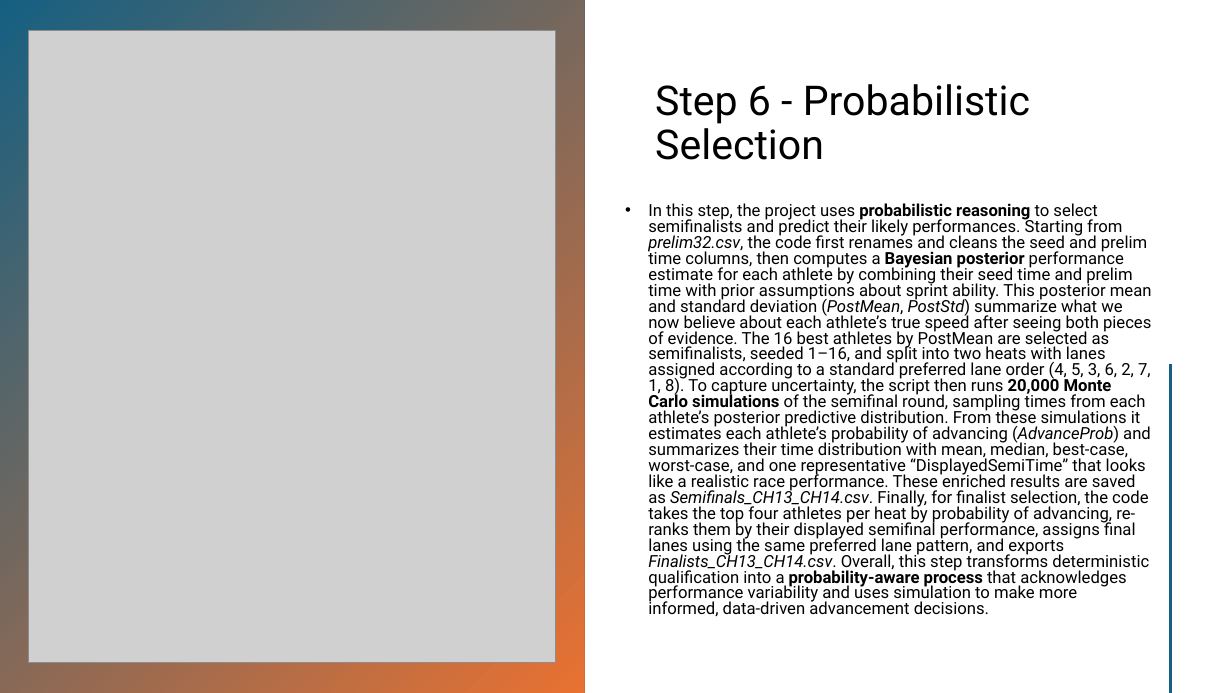
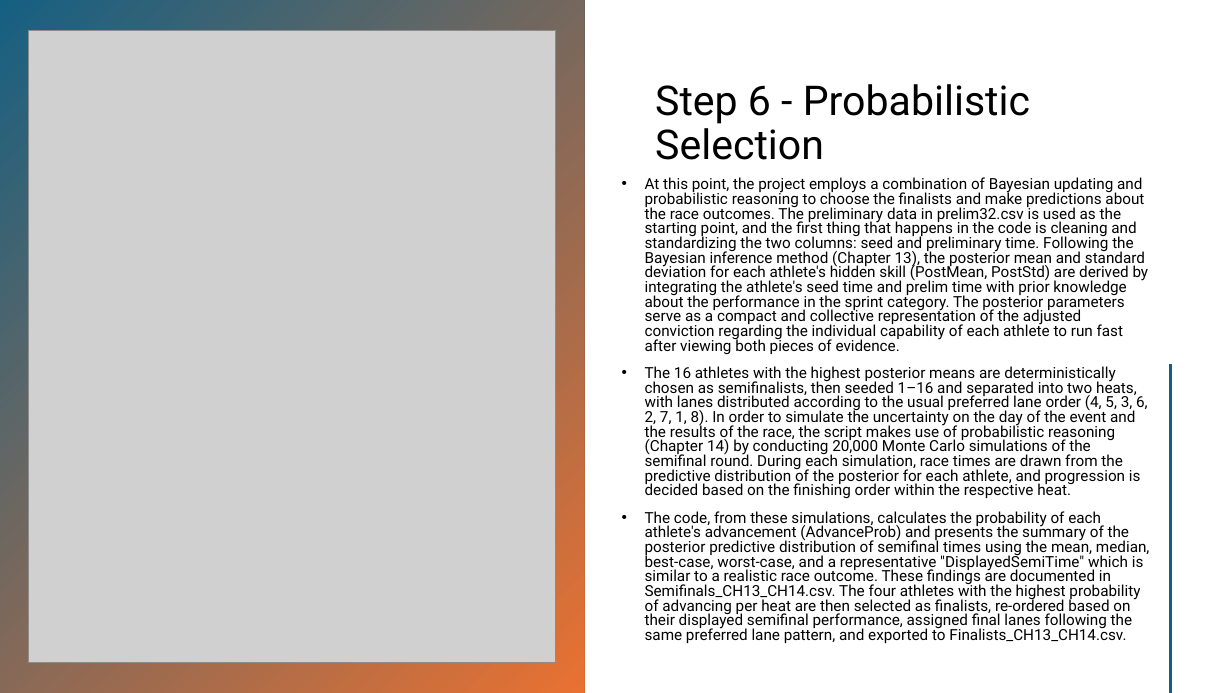
Before and after one commit to JuanBarrera0305/IntrotoAI, a slide deck: slide 9 of Week14-Dec-08-FinlaProject/FinalPresentation.pptx. Drawn at 1232x693 pixels with LibreOffice and Linux fonts; fonts in the diff are those of the drawing; grey boxes stand for pictures. Boxes give left, top, right and bottom in pixels: in the first picture for what was removed or moved away, otherwise in the second. Text is boxed around its words. In the diff, an @@ line names an element or a change of style, - is before the commit and + after.

```diff
--- a/Week14-Dec-08-FinlaProject/FinalPresentation.pptx
+++ b/Week14-Dec-08-FinlaProject/FinalPresentation.pptx
@@ text at bbox=[645, 177, 1149, 643]: text changed; size 12.9 to 11.9 pt @@
-• In this step, the project uses probabilistic reasoning to select semifinalists and predict their likely performances. Starting from prelim32.csv, the code first renames and cleans the seed and prelim time columns, then computes a Bayesian posterior performance estimate for each athlete by combining their seed time and prelim time with prior assumptions about sprint ability. This posterior mean and standard deviation (PostMean, PostStd) summarize what we now believe about each athlete’s true speed after seeing both pieces of evidence. The 16 best athletes by PostMean are selected as semifinalists, seeded 1–16, and split into two heats with lanes assigned according to a standard preferred lane order (4, 5, 3, 6, 2, 7, 1, 8). To capture uncertainty, the script then runs 20,000 Monte Carlo simulations of the semifinal round, sampling times from each athlete’s posterior predictive distribution. From these simulations it estimates each athlete’s probability of advancing (AdvanceProb) and summarizes their time distribution with mean, median, best-case, worst-case, and one representative “DisplayedSemiTime” that looks like a realistic race performance. These enriched results are saved as Semifinals_CH13_CH14.csv. Finally, for finalist selection, the code takes the top four athletes per heat by probability of advancing, re-ranks them by their displayed semifinal performance, assigns final lanes using the same preferred lane pattern, and exports Finalists_CH13_CH14.csv. Overall, this step transforms deterministic qualification into a probability-aware process that acknowledges performance variability and uses simulation to make more informed, data-driven advancement decisions.
+• At this point, the project employs a combination of Bayesian updating and probabilistic reasoning to choose the finalists and make predictions about the race outcomes. The preliminary data in prelim32.csv is used as the starting point, and the first thing that happens in the code is cleaning and standardizing the two columns: seed and preliminary time. Following the Bayesian inference method (Chapter 13), the posterior mean and standard deviation for each athlete's hidden skill (PostMean, PostStd) are derived by integrating the athlete's seed time and prelim time with prior knowledge about the performance in the sprint category. The posterior parameters serve as a compact and collective representation of the adjusted conviction regarding the individual capability of each athlete to run fast after viewing both pieces of evidence.
+• The 16 athletes with the highest posterior means are deterministically chosen as semifinalists, then seeded 1–16 and separated into two heats, with lanes distributed according to the usual preferred lane order (4, 5, 3, 6, 2, 7, 1, 8). In order to simulate the uncertainty on the day of the event and the results of the race, the script makes use of probabilistic reasoning (Chapter 14) by conducting 20,000 Monte Carlo simulations of the semifinal round. During each simulation, race times are drawn from the predictive distribution of the posterior for each athlete, and progression is decided based on the finishing order within the respective heat.
+• The code, from these simulations, calculates the probability of each athlete's advancement (AdvanceProb) and presents the summary of the posterior predictive distribution of semifinal times using the mean, median, best-case, worst-case, and a representative "DisplayedSemiTime" which is similar to a realistic race outcome. These findings are documented in Semifinals_CH13_CH14.csv. The four athletes with the highest probability of advancing per heat are then selected as finalists, re-ordered based on their displayed semifinal performance, assigned final lanes following the same preferred lane pattern, and exported to Finalists_CH13_CH14.csv.
```
Also in this commit, not shown: 27 other files.
